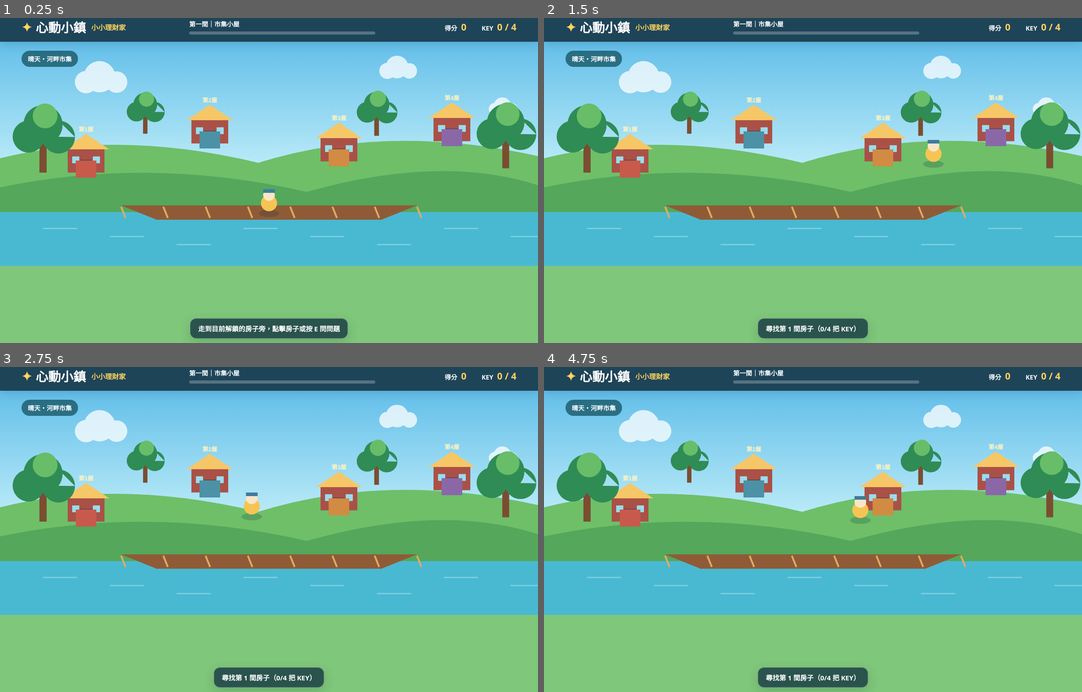
Above: before the commit, frames 1-4 (two rows, left to right).
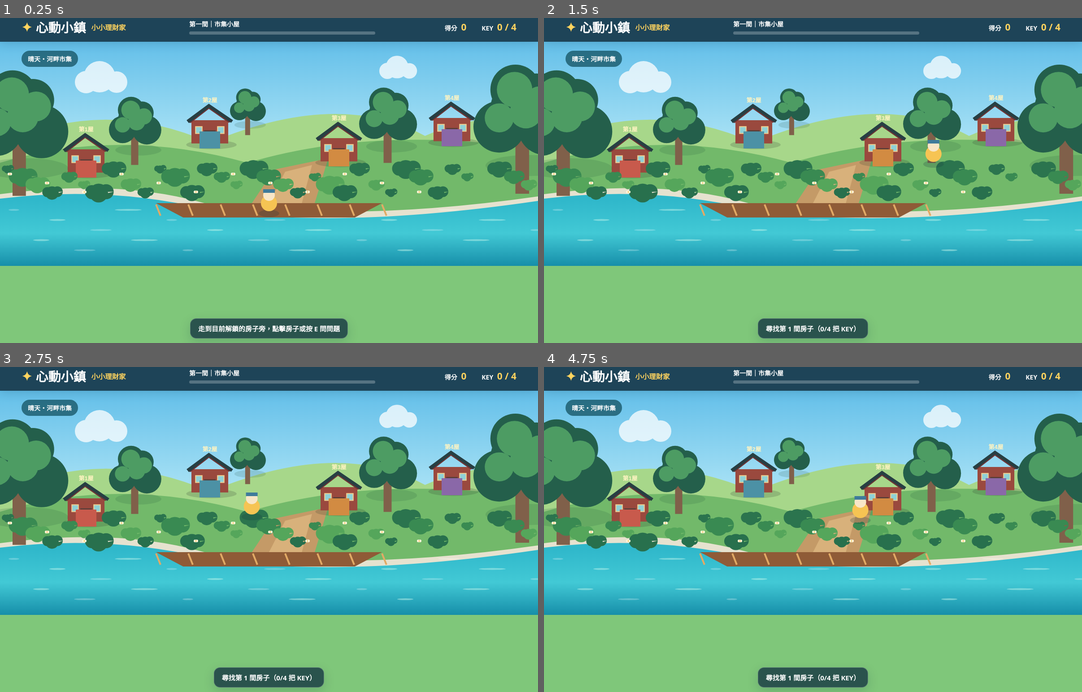
Above: after the commit, the same moments.

Repository: ujh-del/game2
Game: browser game, page web/index.html
Two runs of this game, one before a commit and one after it. Both use one fixed random seed, a clock stepped at 60 frames per second and the inputs below.
Inputs (mouse positions are in pixels of both pictures, inside the frame that each line leads up to):
- Up to frame 1 (0.25 s): no input
- Up to frame 2 (1.5 s): click (813, 154) at 0.27 s; hold Right from 1.03 s (still down)
- Up to frame 3 (2.75 s): release Right at 1.53 s; hold Down 1.58-1.85 s; hold Left 1.9-2.47 s; hold Up from 2.52 s (still down)
- Up to frame 4 (4.75 s): release Up at 2.82 s; hold Right 2.87-3.53 s; hold Up 3.58-3.82 s; hold Left 3.87-4.3 s; hold Down 4.35-4.68 s; hold Right from 4.73 s (still down)

The runs differ from the first frame. In frame 1, 32% of the frame differs, in the area x 0-100%, y 14-77%; in frame 2, 32%; in frame 3, 32%; in frame 4, 32%.

Commit message:
Refine village scene toward lush 3D reference

Diff:
--- a/web/app.js
+++ b/web/app.js
@@ -33,16 +33,26 @@
   const w=canvas.clientWidth, h=canvas.clientHeight; ctx.clearRect(0,0,w,h);
   const sky=ctx.createLinearGradient(0,0,0,h*.62); sky.addColorStop(0,'#63bfe9'); sky.addColorStop(1,'#c5f0fa'); ctx.fillStyle=sky; ctx.fillRect(0,0,w,h);
   drawCloud(w*.16,h*.18,1.0); drawCloud(w*.72,h*.13,.72); drawCloud(w*.92,h*.30,.55);
-  ctx.fillStyle='#6ebf68'; ctx.beginPath(); ctx.moveTo(0,h*.52); ctx.quadraticCurveTo(w*.22,h*.39,w*.48,h*.54); ctx.quadraticCurveTo(w*.72,h*.36,w,h*.51); ctx.lineTo(w,h); ctx.lineTo(0,h); ctx.fill();
-  ctx.fillStyle='#54a75b'; ctx.beginPath(); ctx.moveTo(0,h*.65); ctx.quadraticCurveTo(w*.28,h*.51,w*.57,h*.67); ctx.quadraticCurveTo(w*.82,h*.5,w,h*.64); ctx.lineTo(w,h); ctx.lineTo(0,h); ctx.fill();
-  ctx.fillStyle='#48b9d1'; ctx.fillRect(0,h*.76,w,h*.24); ctx.fillStyle='rgba(255,255,255,.28)'; for(let i=0;i<8;i++) ctx.fillRect((i*149+w*.08)%w,h*.83+(i%3)*18,76,3);
-  drawBridge(w*.50,h*.73,w*.55); houses.forEach((house,i)=>drawHouse(house.x*w,house.y*h,i)); drawTree(w*.08,h*.37,1.15); drawTree(w*.94,h*.36,1.1); drawTree(w*.27,h*.28,.7); drawTree(w*.7,h*.28,.75);
+  ctx.fillStyle='#a7d78a';ctx.beginPath();ctx.moveTo(0,h*.46);ctx.quadraticCurveTo(w*.19,h*.24,w*.39,h*.45);ctx.quadraticCurveTo(w*.63,h*.21,w*.79,h*.42);ctx.quadraticCurveTo(w*.91,h*.29,w,h*.39);ctx.lineTo(w,h*.7);ctx.lineTo(0,h*.7);ctx.fill();
+  ctx.fillStyle='#72b96a';ctx.beginPath();ctx.moveTo(0,h*.54);ctx.quadraticCurveTo(w*.22,h*.38,w*.46,h*.54);ctx.quadraticCurveTo(w*.7,h*.37,w,h*.48);ctx.lineTo(w,h);ctx.lineTo(0,h);ctx.fill();
+  // Warm winding footpath, layered like a small isometric village scene.
+  ctx.fillStyle='#c49a67';ctx.beginPath();ctx.moveTo(w*.39,h);ctx.lineTo(w*.51,h*.57);ctx.lineTo(w*.61,h*.52);ctx.lineTo(w*.55,h);ctx.fill();
+  ctx.fillStyle='#d8b17b';ctx.beginPath();ctx.moveTo(w*.44,h);ctx.lineTo(w*.53,h*.58);ctx.lineTo(w*.58,h*.55);ctx.lineTo(w*.53,h);ctx.fill();
+  // River with soft banks, reflections and depth.
+  ctx.fillStyle='#e6e2cf';ctx.beginPath();ctx.moveTo(0,h*.68);ctx.quadraticCurveTo(w*.22,h*.61,w*.38,h*.72);ctx.quadraticCurveTo(w*.65,h*.81,w,h*.69);ctx.lineTo(w,h*.78);ctx.quadraticCurveTo(w*.65,h*.9,w*.4,h*.8);ctx.quadraticCurveTo(w*.2,h*.7,0,h*.78);ctx.fill();
+  const river=ctx.createLinearGradient(0,h*.71,0,h);river.addColorStop(0,'#30b8cb');river.addColorStop(.5,'#42c9d5');river.addColorStop(1,'#168ea9');ctx.fillStyle=river;ctx.beginPath();ctx.moveTo(0,h*.7);ctx.quadraticCurveTo(w*.2,h*.64,w*.39,h*.75);ctx.quadraticCurveTo(w*.63,h*.84,w,h*.71);ctx.lineTo(w,h);ctx.lineTo(0,h);ctx.fill();
+  for(let i=0;i<24;i++){const x=(i*97+31)%w,y=h*(.75+(i%5)*.045);ctx.fillStyle=i%2?'rgba(214,252,239,.42)':'rgba(255,255,255,.25)';ctx.beginPath();ctx.ellipse(x,y,12+(i%4)*6,2,0,0,Math.PI*2);ctx.fill();}
+  drawBridge(w*.5,h*.72,w*.42); houses.forEach((house,i)=>drawHouse(house.x*w,house.y*h,i));
+  // Layered foliage frames the view and gives the scene more depth.
+  drawTree(w*.035,h*.32,1.75);drawTree(w*.97,h*.3,1.8);drawTree(w*.25,h*.35,.95);drawTree(w*.72,h*.32,1.05);drawTree(w*.46,h*.28,.65);
+  drawBushes(w,h);
   if(state.awaitingNext) drawGate(state.gate.x*w,state.gate.y*h);
   const px=state.player.x*w, py=state.player.y*h; drawPlayer(px,py);
 }
 function drawCloud(x,y,s){ ctx.fillStyle='rgba(255,255,255,.75)'; ctx.beginPath(); ctx.arc(x,y,25*s,0,7); ctx.arc(x+30*s,y-12*s,35*s,0,7); ctx.arc(x+68*s,y,24*s,0,7); ctx.fill(); }
-function drawTree(x,y,s){ ctx.fillStyle='#7b4d30'; ctx.fillRect(x-7*s,y+18*s,14*s,75*s); ctx.fillStyle='#2f8c55'; ctx.beginPath(); ctx.arc(x,y,38*s,0,7); ctx.arc(x-28*s,y+23*s,31*s,0,7); ctx.arc(x+30*s,y+24*s,32*s,0,7); ctx.fill(); ctx.fillStyle='#68bd68'; ctx.beginPath(); ctx.arc(x+4*s,y-17*s,24*s,0,7); ctx.fill(); }
-function drawCabin(x,y,s){ ctx.fillStyle='#aa5147'; ctx.fillRect(x-57*s,y,x*0+114*s,72*s); ctx.fillStyle='#f6c767'; ctx.beginPath(); ctx.moveTo(x-72*s,y); ctx.lineTo(x,y-48*s); ctx.lineTo(x+72*s,y); ctx.closePath(); ctx.fill(); ctx.fillStyle='#6b4850'; ctx.fillRect(x-19*s,y+32*s,38*s,40*s); ctx.fillStyle='#98dded'; ctx.fillRect(x-43*s,y+22*s,22*s,21*s); ctx.fillRect(x+21*s,y+22*s,22*s,21*s); }
+function drawTree(x,y,s){ctx.fillStyle='rgba(29,78,55,.15)';ctx.beginPath();ctx.ellipse(x+9*s,y+70*s,54*s,13*s,0,0,7);ctx.fill();ctx.fillStyle='#80604a';ctx.fillRect(x-8*s,y+14*s,17*s,91*s);ctx.fillStyle='#245f4b';for(const [ox,oy,r] of [[0,0,39],[-28,22,32],[29,23,34],[-8,-24,31],[18,-17,27]]){ctx.beginPath();ctx.arc(x+ox*s,y+oy*s,r*s,0,7);ctx.fill();}ctx.fillStyle='#4d9c63';for(const [ox,oy,r] of [[-9,-24,22],[22,-9,19],[-28,11,18],[5,4,20]]){ctx.beginPath();ctx.arc(x+ox*s,y+oy*s,r*s,0,7);ctx.fill();}}
+function drawCabin(x,y,s){ctx.fillStyle='rgba(48,63,48,.2)';ctx.beginPath();ctx.ellipse(x+5*s,y+76*s,78*s,14*s,0,0,7);ctx.fill();ctx.fillStyle='#9a493e';ctx.fillRect(x-57*s,y,x*0+114*s,72*s);ctx.fillStyle='#6d3435';ctx.beginPath();ctx.moveTo(x-70*s,y+2*s);ctx.lineTo(x-3*s,y-48*s);ctx.lineTo(x+70*s,y+2*s);ctx.lineTo(x+59*s,y+8*s);ctx.lineTo(x-3*s,y-35*s);ctx.lineTo(x-60*s,y+9*s);ctx.fill();ctx.fillStyle='#273f43';ctx.beginPath();ctx.moveTo(x-72*s,y);ctx.lineTo(x-3*s,y-51*s);ctx.lineTo(x+72*s,y);ctx.lineTo(x+66*s,y+8*s);ctx.lineTo(x-3*s,y-39*s);ctx.lineTo(x-65*s,y+9*s);ctx.fill();ctx.fillStyle='#583e38';ctx.fillRect(x-18*s,y+31*s,36*s,41*s);ctx.fillStyle='#8ed1d7';ctx.fillRect(x-44*s,y+20*s,20*s,21*s);ctx.fillRect(x+24*s,y+20*s,20*s,21*s);ctx.strokeStyle='#f0cf91';ctx.lineWidth=3*s;ctx.strokeRect(x-44*s,y+20*s,20*s,21*s);ctx.strokeRect(x+24*s,y+20*s,20*s,21*s);}
+function drawBushes(w,h){for(let i=0;i<34;i++){const x=(i*137+17)%w,y=h*(.57+(i%4)*.035),r=9+(i%5)*3;ctx.fillStyle=['#2b744e','#398a52','#55a65b','#28704d'][i%4];ctx.beginPath();ctx.arc(x,y,r,0,7);ctx.arc(x+r*.8,y-3,r*.8,0,7);ctx.arc(x-r*.7,y-2,r*.75,0,7);ctx.fill();}for(let i=0;i<12;i++){const x=(i*83+20)%w,y=h*(.59+(i%3)*.04);ctx.fillStyle='#fff5dc';ctx.beginPath();ctx.arc(x,y,3,0,7);ctx.arc(x+4,y,3,0,7);ctx.fill();ctx.fillStyle='#f6c453';ctx.beginPath();ctx.arc(x+2,y,1.5,0,7);ctx.fill();}}
 function drawHouse(x,y,i){ const colors=['#c85a4c','#4c91a5','#d28b42','#8a68a8']; drawCabin(x,y,.72); ctx.fillStyle=co …(256 unchanged characters)…
 function drawBridge(x,y,width){ ctx.fillStyle='#8f5b37'; ctx.beginPath(); ctx.moveTo(x-width/2,y); ctx.lineTo(x+width/2 …(268 unchanged characters)…
 function drawStation(x,y){ ctx.save(); ctx.translate(x,y); ctx.shadowColor='rgba(20,50,60,.22)'; ctx.shadowBlur=12; ctx …(448 unchanged characters)…
